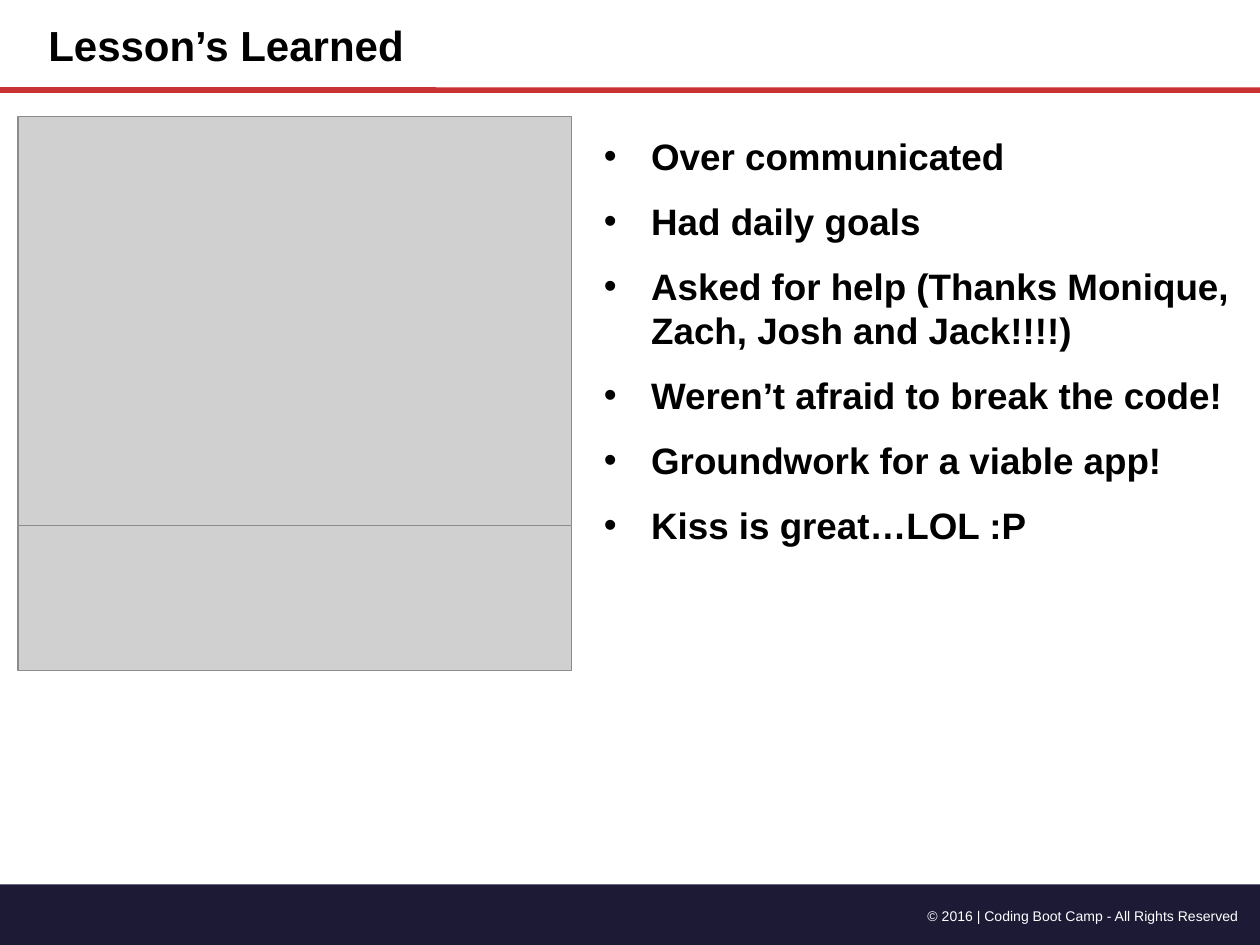
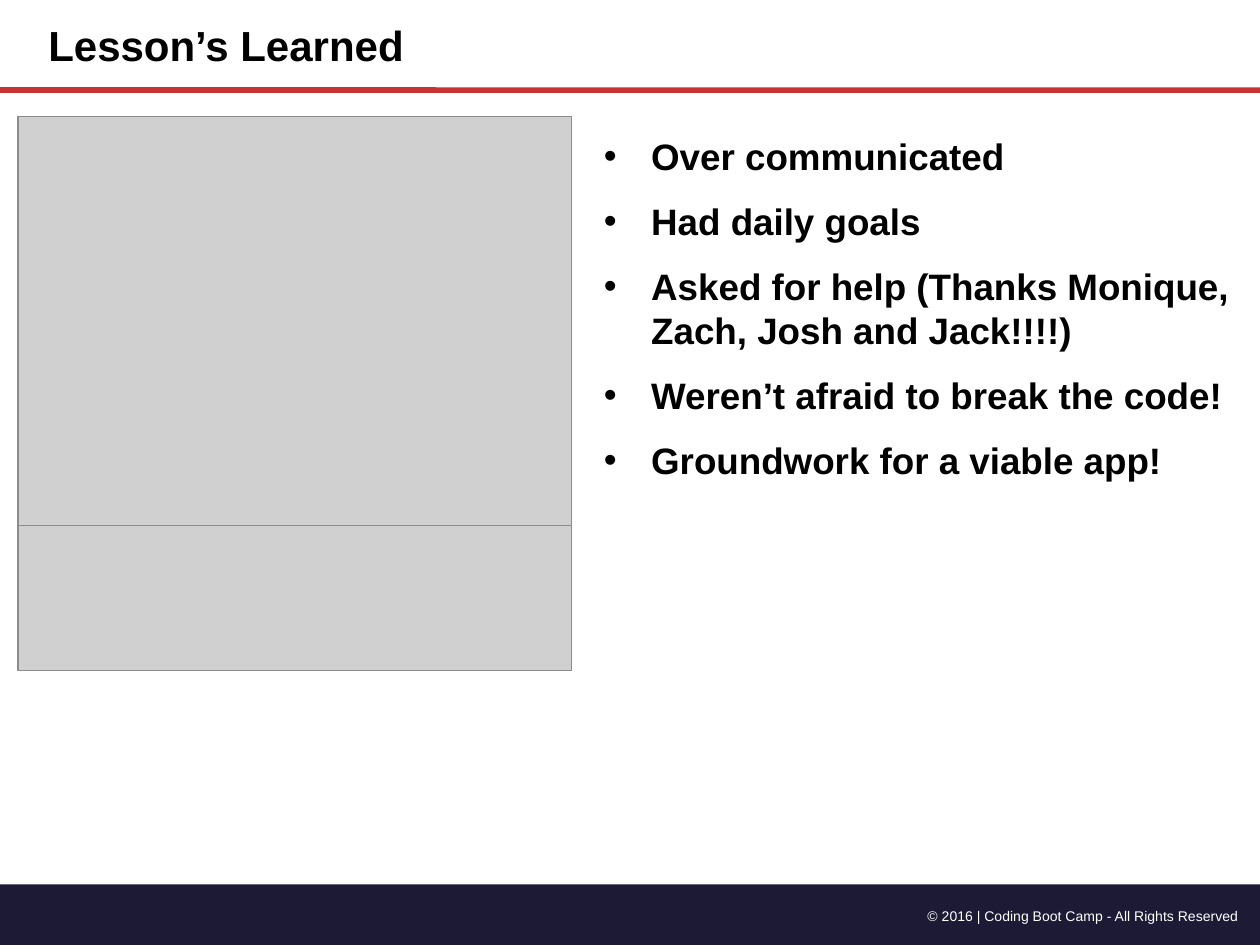
Before and after one commit to grupy-inc/grupy, a slide deck: slide 6 of Groopy Project Overview.pptx. Drawn at 1260x945 pixels with LibreOffice and Linux fonts; fonts in the diff are those of the drawing; grey boxes stand for pictures. Boxes give left, top, right and bottom in pixels: in the first picture for what was removed or moved away, otherwise in the second. Text is boxed around its words. In the diff, an @@ line names an element or a change of style, - is before the commit and + after.

```diff
--- a/Groopy Project Overview.pptx
+++ b/Groopy Project Overview.pptx
@@ text at (651, 512, 1026, 547): paragraph removed @@
-• Kiss is great…LOL :P
```
Also in this commit, not shown: 2 other slides changed.
